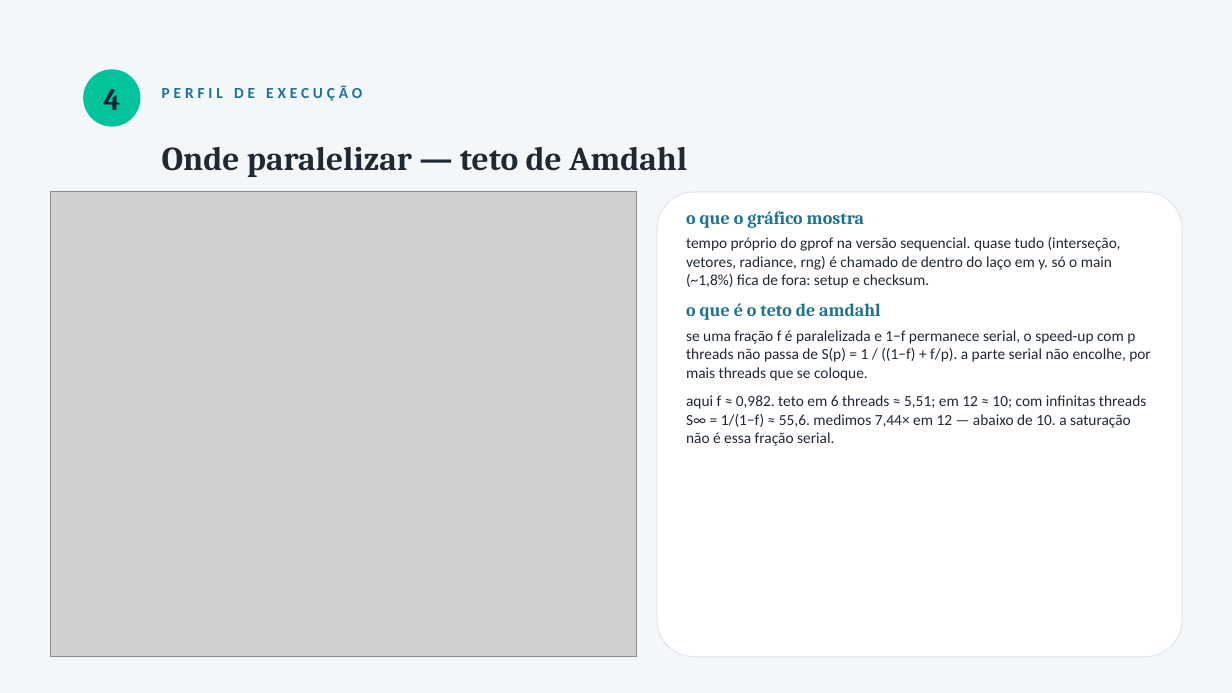
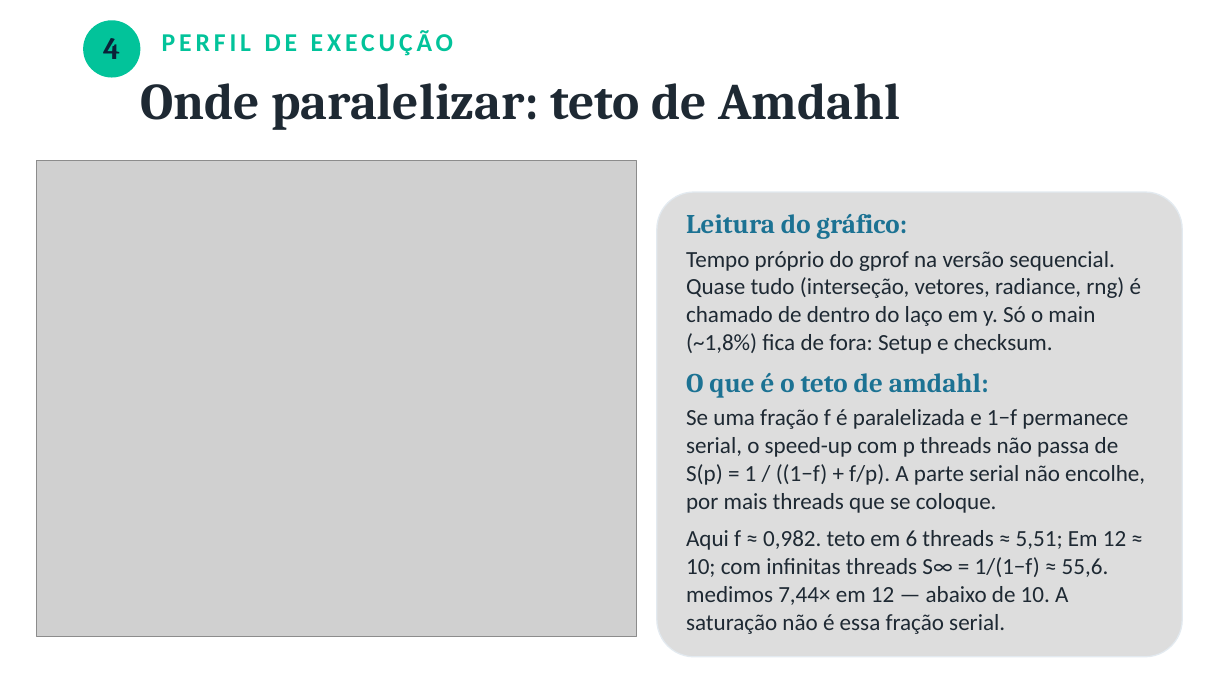
Before and after one commit to bengo501/T1-CompPar-ParalelizacaoDeUmaAplicacaoComOpenMP-, a slide deck: slide 5 of apresentacao/Apresentacao_T1_OpenMP.pptx. Drawn at 1232x693 pixels with LibreOffice and Linux fonts; fonts in the diff are those of the drawing; grey boxes stand for pictures. Boxes give left, top, right and bottom in pixels: in the first picture for what was removed or moved away, otherwise in the second. Text is boxed around its words. In the diff, an @@ line names an element or a change of style, - is before the commit and + after.

```diff
--- a/apresentacao/Apresentacao_T1_OpenMP.pptx
+++ b/apresentacao/Apresentacao_T1_OpenMP.pptx
@@ background #F4F7FA to #FFFFFF @@
@@ 2 texts, 1 ellipse: place and size @@
-2 texts, 1 ellipse at (83,69,362,127)
+2 texts, 1 ellipse at (83,20,453,78)
@@ text "PERFIL DE EXECUÇÃO" at (162,30,453,56): size 12 to 20 pt, text colour #1C7293 to #02C39A @@
@@ text at (140,83,900,130): text changed; size 26 to 40 pt @@
-Onde paralelizar — teto de Amdahl
+Onde paralelizar: teto de Amdahl
@@ picture: place and size @@
-picture at (51,192,637,657)
+picture at (36,161,637,637)
@@ rounded rectangle at (657,192,1183,657): fill #FFFFFF to #DDDDDD @@
@@ text at (686,214,1145,634): text changed; size 12 to 18 pt @@
-o que o gráfico mostra
-tempo próprio do gprof na versão sequencial. quase tudo (interseção, vetores, radiance, rng) é chamado de dentro do laço em y. só o main (~1,8%) fica de fora: setup e checksum.
-o que é o teto de amdahl
-se uma fração f é paralelizada e 1−f permanece serial, o speed-up com p threads não passa de S(p) = 1 / ((1−f) + f/p). a parte serial não encolhe, por mais threads que se coloque.
-aqui f ≈ 0,982. teto em 6 threads ≈ 5,51; em 12 ≈ 10; com infinitas threads S∞ = 1/(1−f) ≈ 55,6. medimos 7,44× em 12 — abaixo de 10. a saturação não é essa fração serial.
+Leitura do gráfico:
+Tempo próprio do gprof na versão sequencial. Quase tudo (interseção, vetores, radiance, rng) é chamado de dentro do laço em y. Só o main (~1,8%) fica de fora: Setup e checksum.
+O que é o teto de amdahl:
+Se uma fração f é paralelizada e 1−f permanece serial, o speed-up com p threads não passa de S(p) = 1 / ((1−f) + f/p). A parte serial não encolhe, por mais threads que se coloque.
+Aqui f ≈ 0,982. teto em 6 threads ≈ 5,51; Em 12 ≈ 10; com infinitas threads S∞ = 1/(1−f) ≈ 55,6. medimos 7,44× em 12 — abaixo de 10. A saturação não é essa fração serial.
```
Also in this commit, not shown: 10 other slides changed, 2 other files.
